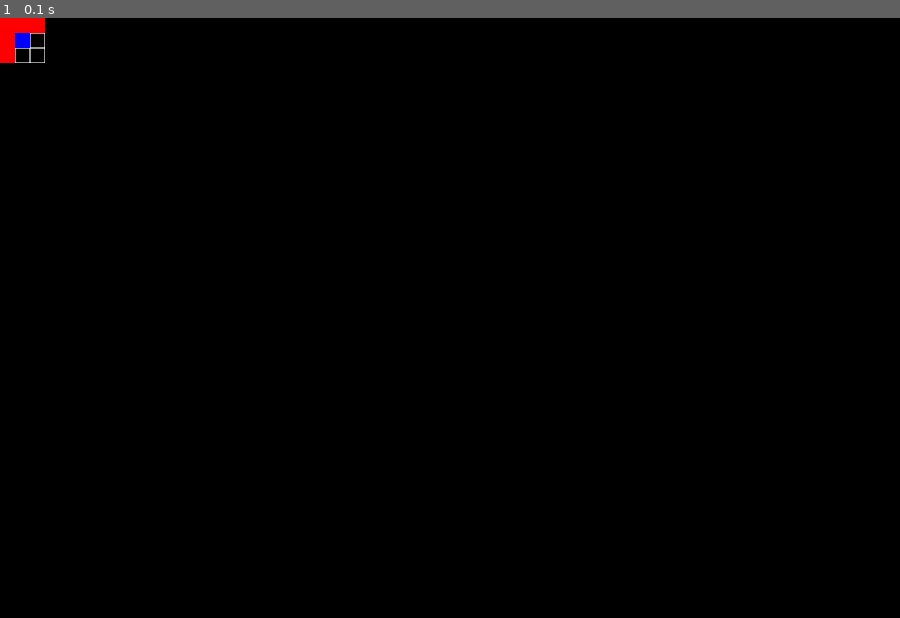
Above: before the commit, frame 1.
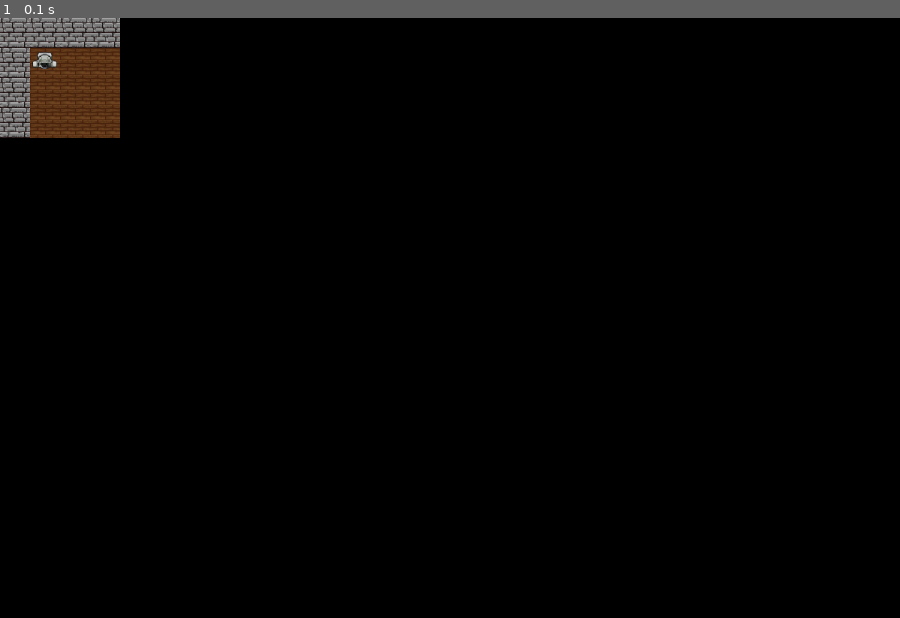
Above: after the commit, the same moment.

Repository: CAHR2009/pygame_project
Game: pygame game, started from main.py
The game is run twice, just before and just after one commit, with the same random seed, the same clock (stepped at 60 frames per second) and the same inputs.
Inputs:
- Up to frame 1 (0.1 s): no input

The runs differ from the first frame. In frame 1, 2.7% of the frame differs, in the area x 0-14%, y 0-20%.

Commit message:
Сделал перемещение, отрисовку пола и стенок, анимацию перемещения, генерацию врагов и их характеристик

Diff:
--- a/const.py
+++ b/const.py
@@ -8,7 +8,7 @@
     'w                 w',
     'w                 w',
     'w                 w',
-    'w                ew',
+    'w                 w',
     'wwwwwwwwwwwwwwwwwww',
 ]
 MAP2 = ['wwwwwwwwwwwwwwwwwww',
--- a/main.py
+++ b/main.py
@@ -1,47 +1,77 @@
+from random import random
+
 import pygame
+from pygame import Surface
+import random as rd
+
 from const import *
+from sprites import *
+
+class Enemy:
+    def __init__(self, map, count, multiplier):
+        cnt = 0
+        self.enemy_spic = {}
+
+        while cnt != count:
+            x = rd.randint(1, len(map[0]) - 1)
+            y = rd.randint(1, len(map) - 1)
+            enemy_armor = int(100 * rd.uniform(multiplier - 0.5, multiplier + 0.5))
+            enemy_hp = int(100 * rd.uniform(multiplier - 0.5, multiplier + 0.5))
+            if map[y][x] == ' ':
+                map[y] = map[y][:x] + 'e' + map[y][x + 1:]
+                self.enemy_spic[x, y] = [enemy_hp, enemy_armor]
+                print(self.enemy_spic)
+                print(*map, sep='\n')
+                cnt += 1
 
 
+class Specifications:
+    def __init__(self):
+        self.items = []
+        self.item_surf = Surface((1500, 250))
+        self.hp = 100
+        self.armor = 0
 
 class  Playing_field:
     # создание поля
     def __init__(self):
-        self.cletca = 25
+        self.cletca = 50
         # значения по умолчанию
         self.plaing_surf = pygame.Surface((1500, 750))
         self.focus = False
         self.x_pos = 1
         self.y_pos = 1
-        self.visibility = 1
+        self.visibility = 2
 
     def level_render(self, surf, map):
+        wall = load_image("wall.png", colorkey=None)
+        floor = load_image("floor.png", colorkey=None)
         surf.fill((0, 0, 0))
         for y_ps in range(self.y_pos - self.visibility, self.y_pos + (self.visibility + 1)):
             for x_ps in range(self.x_pos - self.visibility, self.x_pos + (self.visibility + 1)):
                 if (y_ps >= 0 and y_ps <= len(map) - 1) and (x_ps >= 0 and x_ps <= len(map[0]) - 1) and MAP[y_ps][
                     x_ps] == ' ':
-                    pygame.draw.rect(surf, 'white', (self.cletca * x_ps, self.cletca * y_ps,
-                                                       self.cletca, self.cletca), width=1)
+                    self.plaing_surf.blit(floor, (self.cletca * x_ps, self.cletca * y_ps))
 
                 elif (y_ps >= 0 and y_ps <= len(map) - 1) and (x_ps >= 0 and x_ps <= len(map[0]) - 1) and MAP[y_ps][
                     x_ps] == 'w':
-                    pygame.draw.rect(surf, 'red', (self.cletca * x_ps, self.cletca * y_ps,
-                                                       self.cletca, self.cletca))
 
+                    self.plaing_surf.blit(wall, (self.cletca * x_ps, self.cletca * y_ps))
                 elif (y_ps >= 0 and y_ps <= len(map) - 1) and (x_ps >= 0 and x_ps <= len(map[0]) - 1) and MAP[y_ps][
                     x_ps] == 'p':
-                    pygame.draw.rect(surf, 'blue', (self.x_pos * self.cletca, self.y_pos * self.cletca,
-                                                               self.cletca, self.cletca))
+                    self.plaing_surf.blit(floor, (self.cletca * x_ps, self.cletca * y_ps))
+                    pass
     def focus_click(self, map):
+        green = load_image('green.png', colorkey=-1)
         clt = self.cletca
         if self.x_pos + 2 < len(map[1]):
-            pygame.draw.rect(self.plaing_surf, 'green', ((self.x_pos + 1) * clt, self.y_pos * clt, clt, clt))
+            self.plaing_surf.blit(green, ((self.x_pos + 1) * clt, self.y_pos * clt))
         if self.x_pos - 1 > 0:
-            pygame.draw.rect(self.plaing_surf, 'green', ((self.x_pos - 1) * clt, self.y_pos * clt, clt, clt))
+            self.plaing_surf.blit(green, ((self.x_pos - 1) * clt, self.y_pos * clt))
         if self.y_pos + 2 < len(map):
-            pygame.draw.rect(self.plaing_surf, 'green', (self.x_pos * clt, (self.y_pos + 1) * clt, clt, clt))
+            self.plaing_surf.blit(green, (self.x_pos * clt, (self.y_pos + 1) * clt))
         if self.y_pos - 1 > 0:
-            pygame.draw.rect(self.plaing_surf, 'green', (self.x_pos * clt, (self.y_pos - 1) * clt, clt, clt))
+            self.plaing_surf.blit(green, (self.x_pos * clt, (self.y_pos - 1) * clt))
         self.focus = True
     def move(self, x, y, map):
         if x == self.x_pos and y == self.y_pos:
@@ -59,7 +89,8 @@
                 self.x_pos += 1
                 self.focus = False
 
-            elif y == self.y_pos - 1 and x == self.x_pos and y > 1:
+
+            elif y == self.y_pos - 1 and x == self.x_pos and y > 0:
                 map[y + 1] = map[y + 1].replace('p', ' ')
                 map[y] = map[y][:x] + 'p' + map[y][x + 1:]
                 self.y_pos -= 1
@@ -70,21 +101,25 @@
                 map[y] = map[y][:x] + 'p' + map[y][x + 1:]
                 self.y_pos += 1
                 self.focus = False
-            elif x == board.x_pos and y == board.y_pos:
+            elif x == self.x_pos and y == self.y_pos:
                 pass
             else:
-                board.focus = False
+                self.focus = False
 
+all_sprites = pygame.sprite.Group()
 
 if __name__ == '__main__':
     pygame.init()
     board = Playing_field()
+    player_spec = Specifications()
+    Enemy(MAP, 2, 1)
     size = width, height = 1500, 1000
     screen = pygame.display.set_mode(size)
     fps = 60
+    player = Player(board.x_pos, board.y_pos, board.cletca)
     clock = pygame.time.Clock()
-
     running = True
+    move = []
     while running:
         for event in pygame.event.get():
             if event.type == pygame.QUIT:
@@ -92,13 +127,20 @@
             if event.type == pygame.MOUSEBUTTONDOWN:
                 position = event.pos
                 x, y = int(position[0] / board.cletca), int(position[1] / board.cletca)
+                if board.focus and not(move):
+                    move = player.update(x, y, board.cletca, board.x_pos, board.y_pos, board.plaing_surf)
+                    pass
                 board.move(x, y, MAP)
-
-        pygame.display.flip()
         board.level_render(board.plaing_surf, MAP)
-        if board.focus:
+        if board.focus and not(move):
             board.focus_click(MAP)
+        if move:
+            player.move()
+            if player.rect.x == move[0] * board.cletca and player.rect.y == move[1] * board.cletca:
+                move = []
         screen.blit(board.plaing_surf, (0, 0))
+        screen.blit(player_spec.item_surf, (0, 750))
+        screen.blit(player.player, player.rect)
         pygame.display.flip()
         clock.tick(fps)
     pygame.quit()
--- a/sprites.py
+++ b/sprites.py
@@ -1,5 +1,79 @@
-#import pygame
-#
-#class walls(pygame.sprite.Sprite):
-#    image = load_image("bomb.png")
-#    image_boom = load_image("boom.png"))
+
+import pygame
+import os
+import sys
+
+
+pygame.init()
+size = width, height = 1500, 1000
+screen = pygame.display.set_mode(size)
+
+clock = pygame.time.Clock()
+def load_image(name, colorkey=None):
+    fullname = os.path.join('sprites', name)
+    # если файл не существует, то выходим
+    if not os.path.isfile(fullname):
+        print(f"Файл с изображением '{fullname}' не найден")
+        sys.exit()
+    image = pygame.image.load(fullname)
+    if colorkey is not None:
+        image = image.convert()
+        if colorkey == -1:
+            colorkey = image.get_at((0, 0))
+        image.set_colorkey(colorkey)
+    else:
+        image = image.convert_alpha()
+    return image
+
+
+class Player(pygame.sprite.Sprite):
+    player = load_image("player.png", colorkey=-1)
+    step1 = load_image('player_step1.png', colorkey=-1)
+    step2 = load_image('player_step2.png', colorkey=-1)
+    def __init__(self, x, y, cletca):
+        # НЕОБХОДИМО вызвать конструктор родительского класса Sprite.
+        # Это очень важно !!!
+        super().__init__()
+        self.image = self.player
+        self.rect = self.image.get_rect()
+        self.rect.x = x * cletca
+        self.rect.y = y * cletca
+        self.cnt = 0
+        self.x_vector = 0
+        self.y_vector = 0
+    def update(self, *args):
+        self.x_vector = 0
+        self.y_vector = 0
+        self.angle = 0
+        if args[3] - 1 == args[0] and args[4] == args[1]:
+            self.x_vector = -1
+            self.player = pygame.transform.rotate(self.image, 270)
+            self.angle = 270
+        elif args[3] + 1 == args[0] and args[4] == args[1]:
+            self.x_vector = 1
+            self.player = pygame.transform.rotate(self.image, 90)
+            self.angle = 90
+        if args[4] - 1 == args[1] and args[3] == args[0]:
+            self.y_vector = -1
+            self.player = pygame.transform.rotate(self.image, 180)
+            self.angle = 180
+        elif args[4] + 1 == args[1] and args[3] == args[0]:
+            self.y_vector = 1
+            self.player = pygame.transform.rotate(self.image, 0)
+            self.angle = 0
+        print(self.x_vector, self.x_vector)
+        if self.x_vector or self.y_vector:
+            return [args[0], args[1]]
+        return False
+    def move(self):
+        spic = [self.step1, self.step2]
+        if self.cnt > 1:
+            self.cnt = 0
+        self.player = pygame.transform.rotate(spic[self.cnt], self.angle)
+        self.cnt += 1
+        self.rect.x += 5 * self.x_vector
+        self.rect.y += 5 * self.y_vector
+        clock.tick(10)
+
+class Button(pygame.sprite.Sprite):
+    pass
Binary file added: sprites/floor.png
Binary file added: sprites/green.png
Binary file added: sprites/player.png
Binary file added: sprites/player_step1.png
Binary file added: sprites/player_step2.png
Binary file added: sprites/wall.png
Binary file added: wall.png
